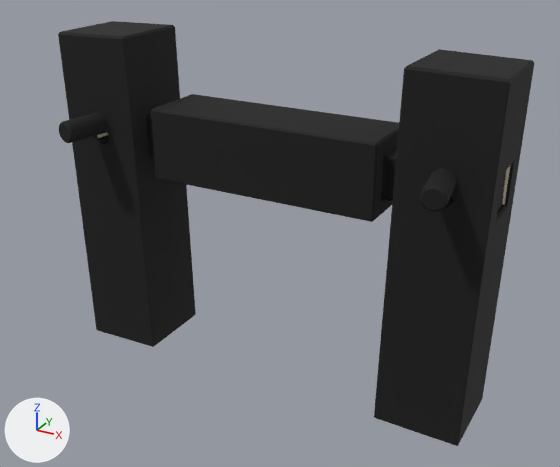
The glTF model site/assets/joint.glb, before and after one commit.
The view is the same before and after, from a camera (50 mm lens) standing at (3.12, -5.58, 2.04) and looking at (0.26, -0.37, -0.56). Arrows for +X, +Y and +Z are at lower left; the lights stay in place. The picture after the commit comes second. Both versions are drawn at frame 15 of the action 'join'; the numbers are the values there.

The first picture shows 'beam-ink', 'peg-l-ink', 'peg-r-ink', 'post-l', 'post-l-ink', 'post-r', 'post-r-ink'.
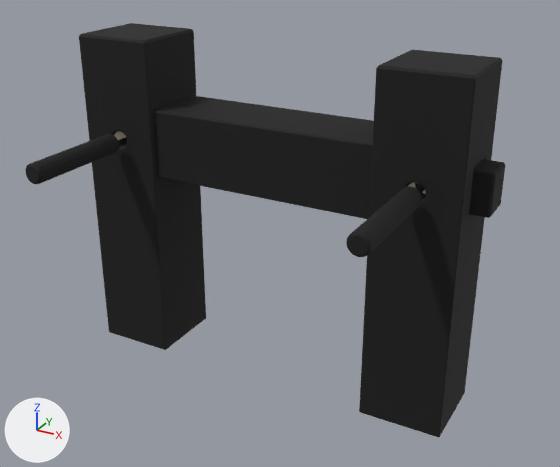
Diff of the bpy script that builds the scene:
```diff
--- a/site/assets/joint.glb.py
+++ b/site/assets/joint.glb.py
@@ ob_beam_ink @@
 ob_beam_ink.location = (0.0, 0.0, 0.0)
-ob_beam_ink.scale = (1.01, 1.07, 1.07)
+ob_beam_ink.scale = (1.01, 1.04, 1.04)
@@ ob_peg_l @@
 ob_peg_l = bpy.data.objects.new('peg-l', me_cylinder_001)
-ob_peg_l.location = (-1.587, -0.272, 0.136)
-ob_peg_l.rotation_euler = (1.571, 0.0, -0.148)  # degrees (90, 0, -8.5)
+ob_peg_l.location = (-1.4, -0.939, 0.0)
+ob_peg_l.rotation_euler = (1.571, 0.0, 0.0)  # degrees (90, 0, 0)
@@ ob_peg_l_ink @@
 ob_peg_l_ink.location = (0.0, 0.0, 0.0)
-ob_peg_l_ink.scale = (1.29, 1.29, 1.05)
+ob_peg_l_ink.scale = (1.16, 1.16, 1.03)
@@ ob_peg_r @@
 ob_peg_r = bpy.data.objects.new('peg-r', me_cylinder_003)
-ob_peg_r.location = (1.587, -0.272, 0.136)
-ob_peg_r.rotation_euler = (1.571, 0.0, 0.148)  # degrees (90, 0, 8.5)
+ob_peg_r.location = (1.4, -0.939, 0.0)
+ob_peg_r.rotation_euler = (1.571, 0.0, 0.0)  # degrees (90, 0, 0)
@@ ob_post_l @@
 ob_post_l = bpy.data.objects.new('post-l', me_cube_002)
-ob_post_l.location = (-1.587, 0.0, -0.6)
-ob_post_l.rotation_euler = (0.0, -0.0237, 0.0)  # degrees (0, -1.4, 0)
+ob_post_l.location = (-1.4, 0.0, -0.6)
@@ ob_post_l_ink @@
 ob_post_l_ink.location = (0.0, 0.0, 0.0)
-ob_post_l_ink.scale = (1.06, 1.06, 1.01)
+ob_post_l_ink.scale = (1.03, 1.03, 1.01)
@@ ob_post_r @@
 ob_post_r = bpy.data.objects.new('post-r', me_cube_003)
-ob_post_r.location = (1.587, 0.0, -0.6)
-ob_post_r.rotation_euler = (0.0, 0.0237, 0.0)  # degrees (0, 1.4, 0)
+ob_post_r.location = (1.4, 0.0, -0.6)
@@ ob_post_r_ink @@
 ob_post_r_ink.location = (0.0, 0.0, 0.0)
-ob_post_r_ink.scale = (1.06, 1.06, 1.01)
+ob_post_r_ink.scale = (1.03, 1.03, 1.01)
```

What differs and where, as boxes [x1, y1, x2, y2] in the pictures (560 x 467 px):
'post-r-ink', moved, turned, rescaled
    before: [374, 49, 534, 446]
    after: [359, 50, 503, 437]
'post-l-ink', moved, turned, rescaled
    before: [58, 21, 196, 347]
    after: [79, 23, 206, 350]
'beam-ink', rescaled
    before: [146, 94, 506, 222]
    after: [153, 96, 505, 219]
'peg-r-ink', moved, turned
    before: [419, 168, 456, 212]
    after: [346, 187, 422, 257]
'peg-l-ink', moved, turned, rescaled
    before: [59, 113, 108, 143]
    after: [26, 134, 119, 184]
'post-r', moved, turned (mostly hidden)
    before: [502, 166, 510, 205]
    after: [408, 183, 420, 188]
'post-l', moved, turned (mostly hidden)
    before: [97, 132, 108, 138]
    after: [114, 131, 126, 140]
